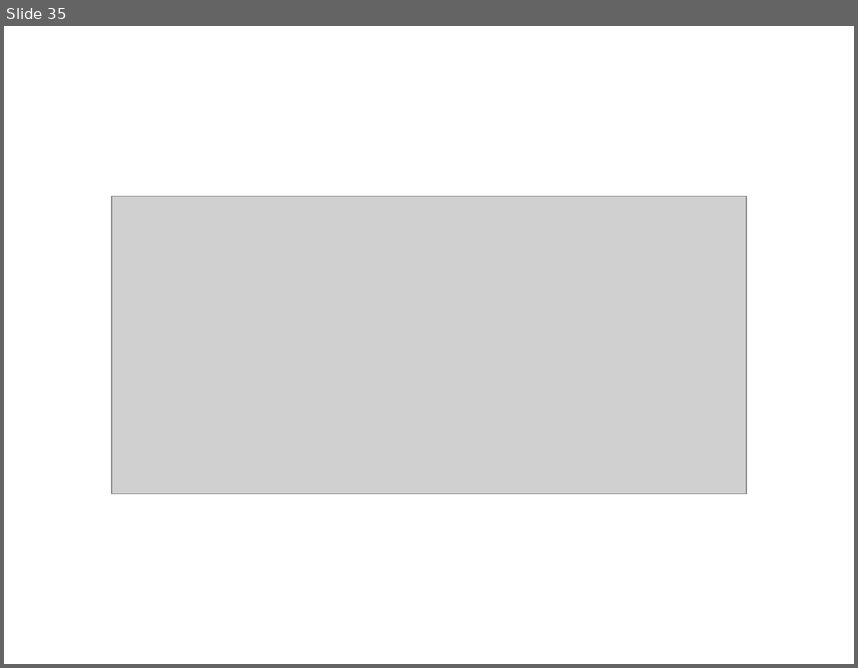
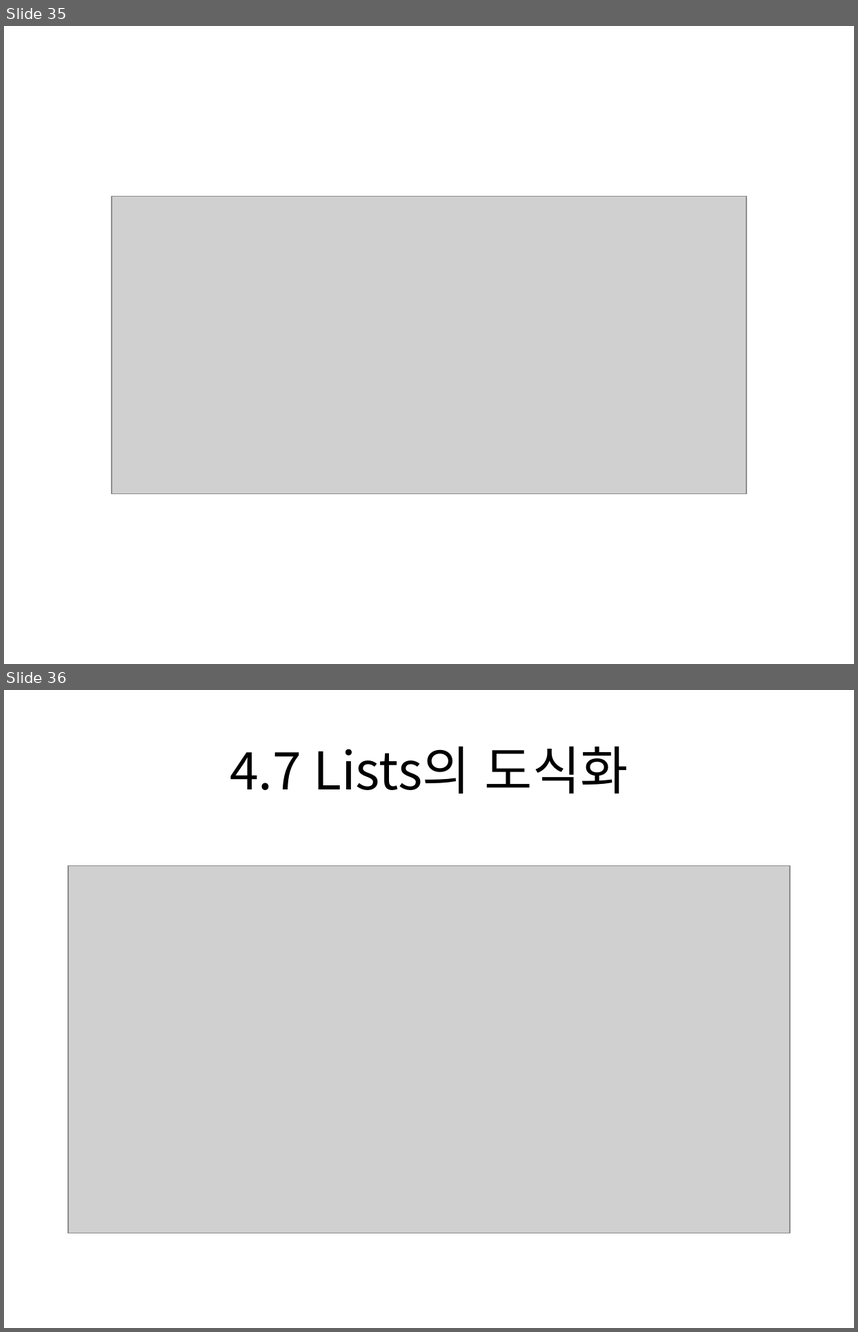
Before and after one commit to freepsw/FunctionalProgrammingScala, a slide deck: doc/Cousera_Functional Programming parctice.pptx. Shown one above the other, each under a label of ours: slide 35 before the commit, slides 35 and 36 after it. The pictures are 858x668 and 858x1332 pixels, drawn with LibreOffice and Linux fonts; fonts in the diff are those of the drawing; grey boxes stand for pictures. Boxes give left, top, right and bottom in pixels: in the first picture for what was removed or moved away, otherwise in the second. Text is boxed around its words. In the diff, an @@ line names an element or a change of style, - is before the commit and + after.

```diff
--- a/doc/Cousera_Functional Programming parctice.pptx
+++ b/doc/Cousera_Functional Programming parctice.pptx
@@ slide 36 added at bbox=[4, 690, 854, 1328], background #FFFFFF @@
@@ title added at bbox=[230, 746, 628, 793], 44 pt, text #000000 @@
+4.7 Lists의 도식화
@@ picture added at bbox=[69, 865, 791, 1232] @@
```
Also in this commit, not shown: 36 other files.
